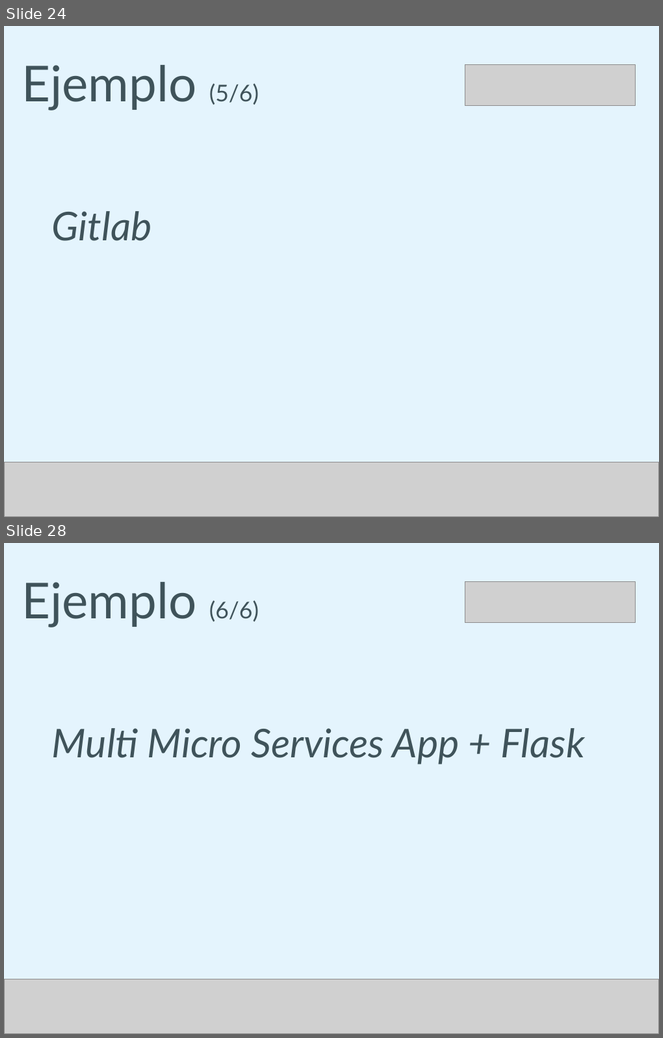
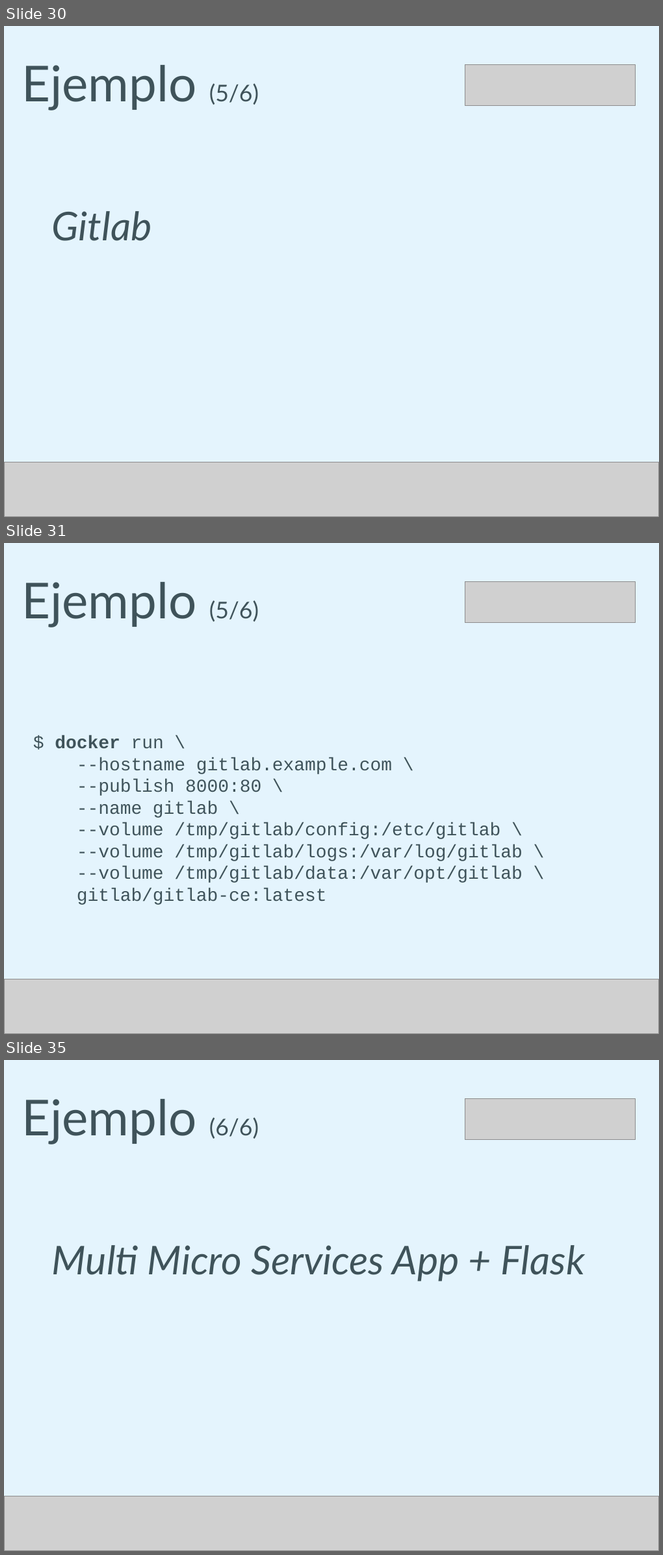
Before and after one commit to humitos/docker-workshop, a slide deck: talk/docker.odp. Shown one above the other, each under a label of ours: slides 24 and 28 before the commit, slides 30, 31 and 35 after it; the slides between them are not shown. The pictures are 663x1038 and 663x1555 pixels, drawn with LibreOffice and Linux fonts; fonts in the diff are those of the drawing; grey boxes stand for pictures. Boxes give left, top, right and bottom in pixels: in the first picture for what was removed or moved away, otherwise in the second. Text is boxed around its words. In the diff, an @@ line names an element or a change of style, - is before the commit and + after.

```diff
--- a/talk/docker.odp
+++ b/talk/docker.odp
@@ slide 31 added at <box>4,543,659,1034</box>, background #E4F4FD @@
@@ text added at <box>22,582,259,627</box>, 60 pt, text #3F535A @@
+Ejemplo (5/6)
@@ picture added at <box>466,582,636,623</box> @@
@@ text added at <box>55,735,522,905</box>, 22 pt, text #3F535A @@
+$ docker run \
+--hostname gitlab.example.com \
+--publish 8000:80 \
+--name gitlab \
+--volume /tmp/gitlab/config:/etc/gitlab \
+--volume /tmp/gitlab/logs:/var/log/gitlab \
+--volume /tmp/gitlab/data:/var/opt/gitlab \
+gitlab/gitlab-ce:latest
@@ picture added at <box>4,980,659,1034</box> @@
@@ what was slide 24 is now slide 30 @@
@@ what was slide 28 is now slide 35 @@
```
Also in this commit, not shown: 4 slides changed, 6 other slides added, 1 slide removed.
